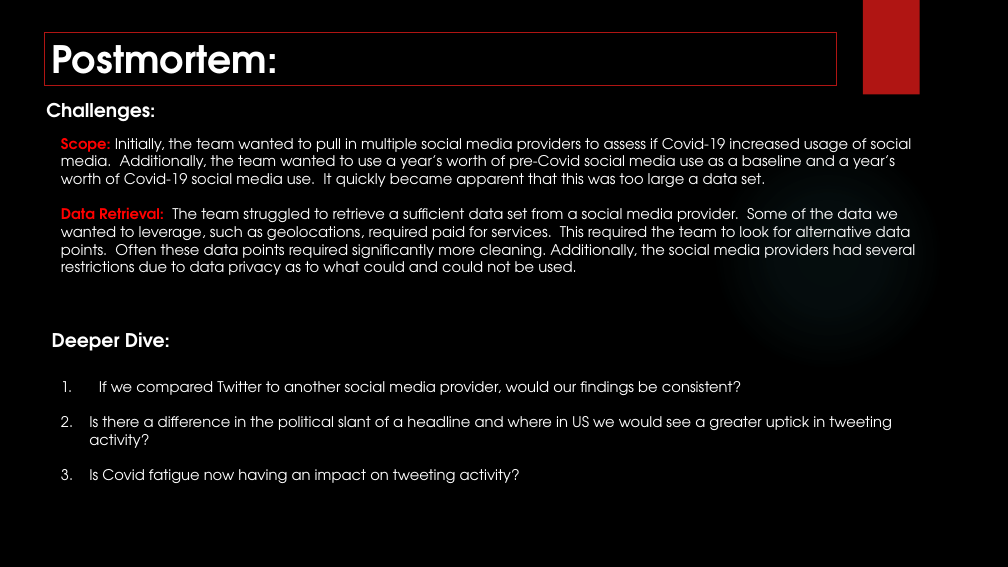
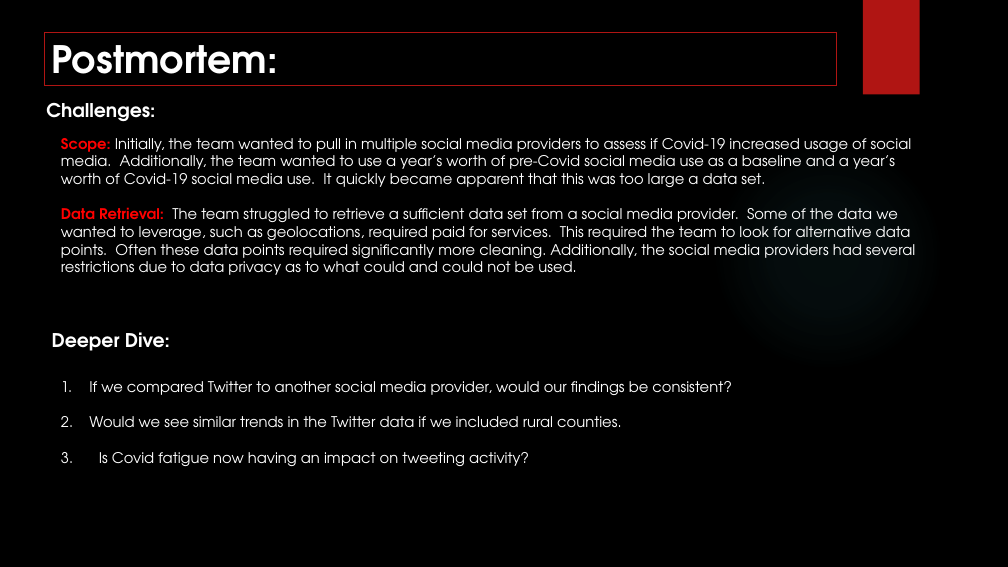
Before and after one commit to znurtokatli/COVID19TweetsDataAnalyzer, a slide deck: slide 13 of Cleaning/Data Analytics ProjectPres_LP_review.pptx (slide 15 before the commit). Drawn at 1008x567 pixels with LibreOffice and Linux fonts; fonts in the diff are those of the drawing; background and template pictures are left out. Boxes give left, top, right and bottom in pixels: in the first picture for what was removed or moved away, otherwise in the second. Text is boxed around its words. In the diff, an @@ line names an element or a change of style, - is before the commit and + after.

```diff
--- a/Cleaning/Data Analytics ProjectPres_LP_review.pptx
+++ b/Cleaning/Data Analytics ProjectPres_LP_review.pptx
@@ text at (61,381,731,466): text changed @@
-1. If we compared Twitter to another social media provider, would our findings be consistent?
-2. Is there a difference in the political slant of a headline and where in US we would see a greater uptick in tweeting activity?
-3. Is Covid fatigue now having an impact on tweeting activity?
+1. If we compared Twitter to another social media provider, would our findings be consistent?
+2. Would we see similar trends in the Twitter data if we included rural counties.
+3. Is Covid fatigue now having an impact on tweeting activity?
```
Also in this commit, not shown: 8 other slides changed, 2 slides added, 4 slides removed.
